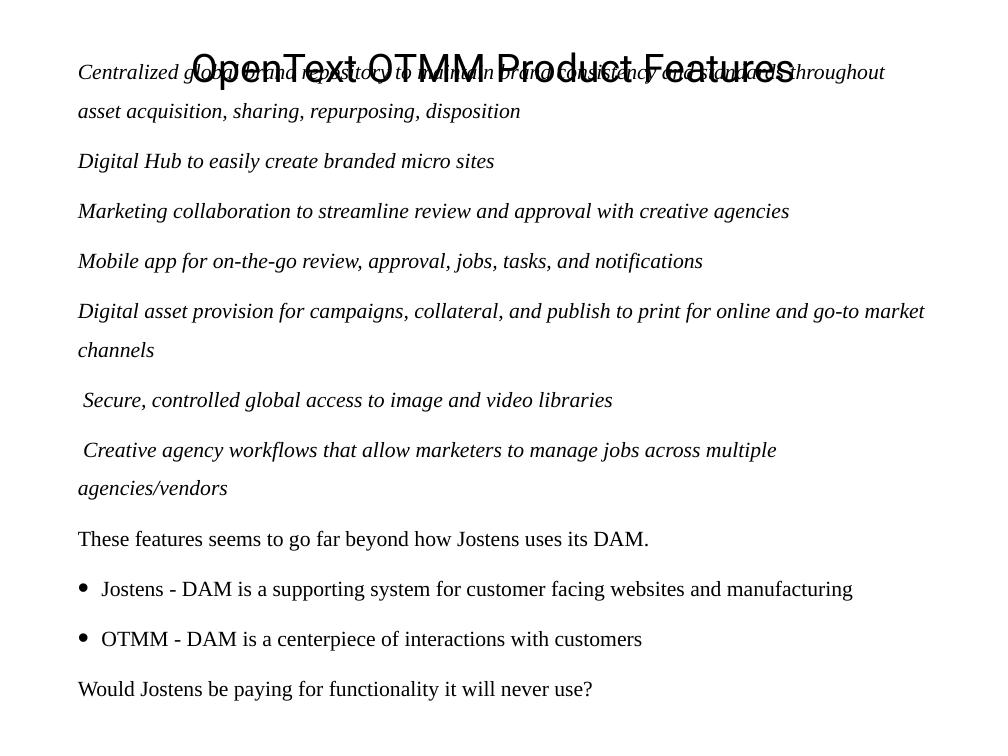
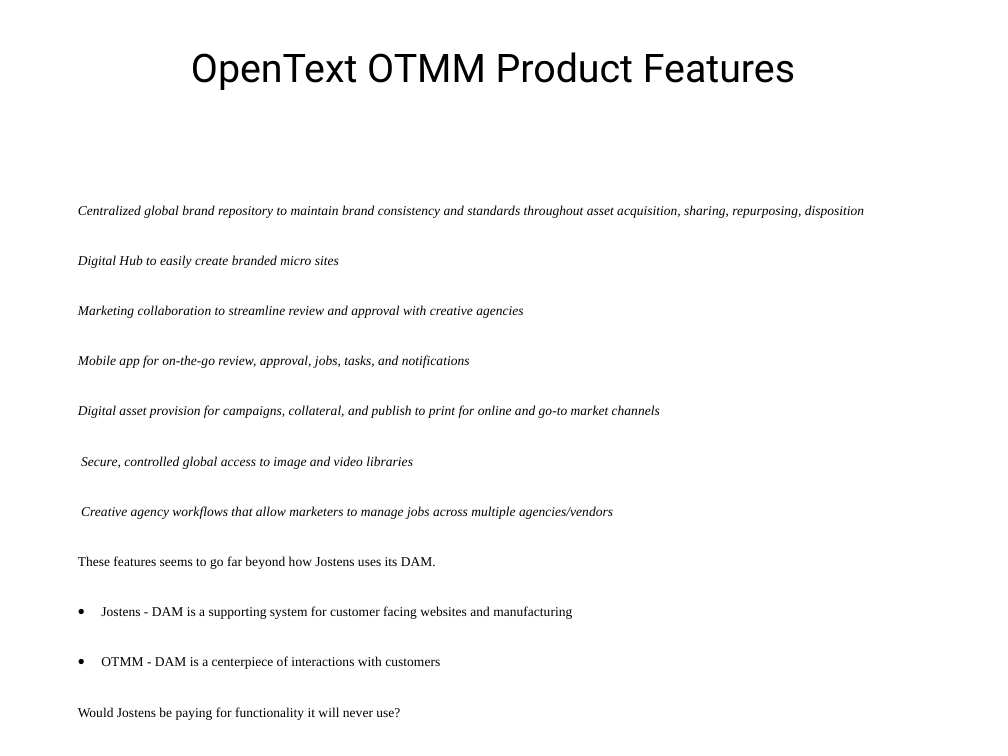
Before and after one commit to wshromoff/SOL, a slide deck: slide 6 of Files/Metadata_Groupings/Tables.pptx. Drawn at 1008x756 pixels with LibreOffice and Linux fonts; fonts in the diff are those of the drawing. Boxes give left, top, right and bottom in pixels: in the first picture for what was removed or moved away, otherwise in the second. Text is boxed around its words. In the diff, an @@ line names an element or a change of style, - is before the commit and + after.

```diff
--- a/Files/Metadata_Groupings/Tables.pptx
+++ b/Files/Metadata_Groupings/Tables.pptx
@@ text "Centralized global brand repository to ...": place and size @@
-text "Centralized global brand repository to ..." at bbox=[78, 62, 925, 701]
+text "Centralized global brand repository to ..." at bbox=[78, 205, 864, 720]
@@ text "Centralized global brand repository to ..." at bbox=[78, 205, 864, 720]: size 22 to 13.8 pt @@
```
Also in this commit, not shown: 9 other slides changed, 1 slide added, 2 other files.
